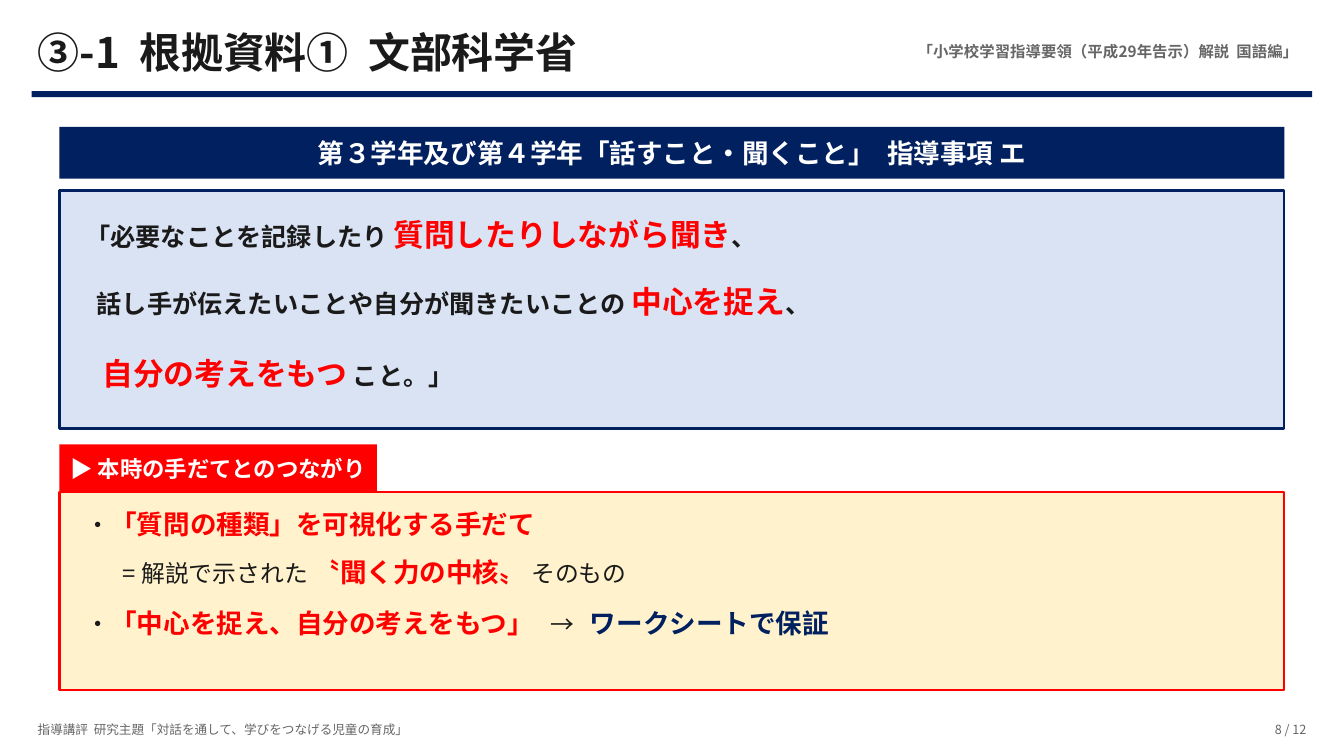
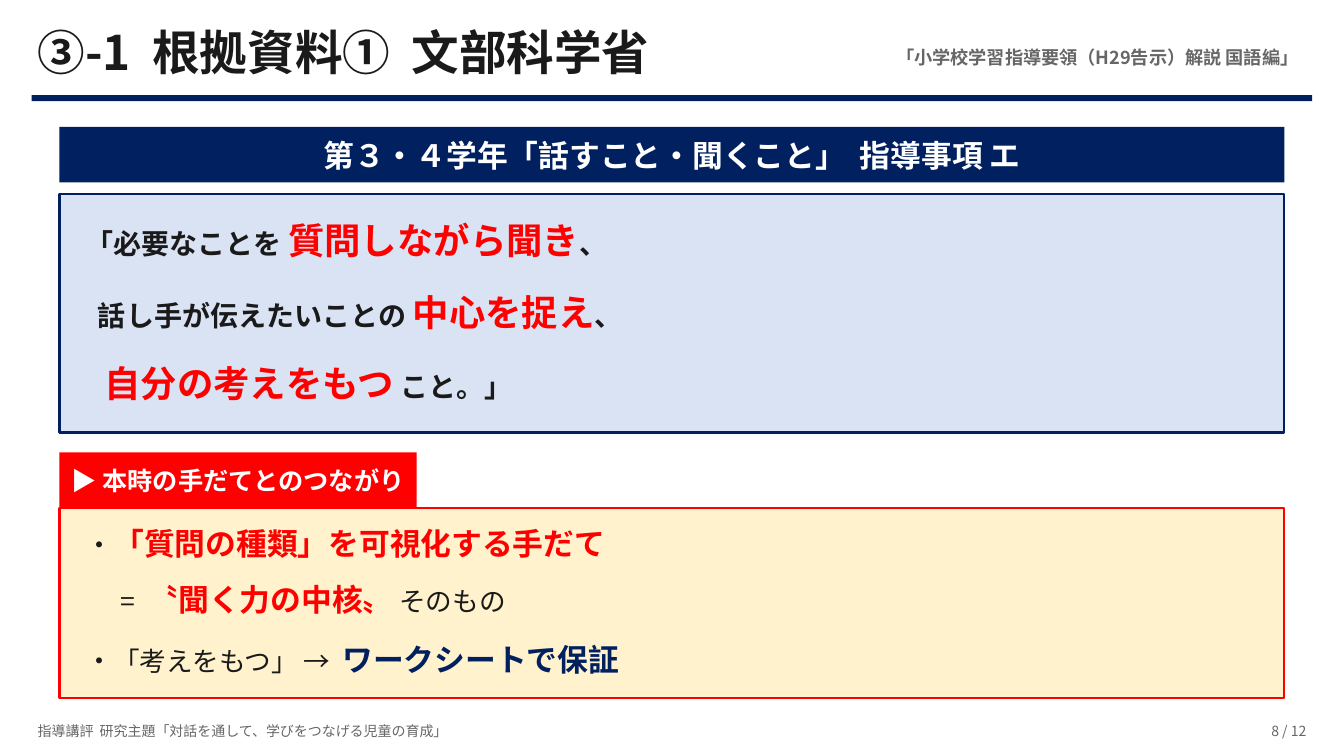
Before and after one commit to contynet730-star/con30, a slide deck: slide 8 of 指導講評_対話を通して学びをつなげる児童.pptx. Drawn at 1344x756 pixels with LibreOffice and Linux fonts; fonts in the diff are those of the drawing. Boxes give left, top, right and bottom in pixels: in the first picture for what was removed or moved away, otherwise in the second. Text is boxed around its words. In the diff, an @@ line names an element or a change of style, - is before the commit and + after.

```diff
--- a/指導講評_対話を通して学びをつなげる児童.pptx
+++ b/指導講評_対話を通して学びをつなげる児童.pptx
@@ text "③-1 根拠資料① 文部科学省" at box(38, 29, 650, 75): size 30 to 34 pt @@
@@ text at box(896, 48, 1299, 66): text changed; size 11 to 13 pt @@
-「小学校学習指導要領（平成29年告示）解説 国語編」
+「小学校学習指導要領（H29告示）解説 国語編」
@@ rectangle: place and size @@
-rectangle at box(59, 127, 1285, 178)
+rectangle at box(59, 127, 1285, 182)
@@ text at box(323, 140, 1021, 170): text changed; size 19 to 22 pt @@
-第３学年及び第４学年「話すこと・聞くこと」 指導事項 エ
+第３・４学年「話すこと・聞くこと」 指導事項 エ
@@ rectangle: place and size @@
-rectangle at box(59, 191, 1285, 429)
+rectangle at box(59, 195, 1285, 433)
@@ text at box(85, 222, 608, 258): text changed; size 18 to 20 pt @@
-「必要なことを記録したり 質問したりしながら聞き、
+「必要なことを 質問しながら聞き、
@@ text at box(98, 295, 623, 330): text changed; size 18 to 20 pt @@
-話し手が伝えたいことや自分が聞きたいことの 中心を捉え、
+話し手が伝えたいことの 中心を捉え、
@@ text "自分の考えをもつ こと。」": place and size @@
-text "自分の考えをもつ こと。」" at box(102, 358, 454, 388)
+text "自分の考えをもつ こと。」" at box(104, 366, 513, 401)
@@ text "自分の考えをもつ こと。」" at box(104, 366, 513, 401): size 22 to 26 pt in "自分の考えをもつ"; size 18 to 20 pt in "こと。」" @@
@@ text "▶ 本時の手だてとのつながり": place and size @@
-text "▶ 本時の手だてとのつながり" at box(98, 458, 366, 479)
+text "▶ 本時の手だてとのつながり" at box(102, 468, 404, 493)
@@ text "▶ 本時の手だてとのつながり" at box(102, 468, 404, 493): size 16 to 18 pt @@
@@ rectangle: place and size @@
-rectangle at box(59, 445, 377, 492)
+rectangle at box(59, 453, 416, 508)
@@ rectangle: place and size @@
-rectangle at box(59, 492, 1285, 691)
+rectangle at box(59, 508, 1285, 699)
@@ text "・「質問の種類」を可視化する手だて": place and size @@
-text "・「質問の種類」を可視化する手だて" at box(85, 511, 535, 537)
+text "・「質問の種類」を可視化する手だて" at box(85, 528, 605, 558)
@@ text "・「質問の種類」を可視化する手だて" at box(85, 528, 605, 558): size 18 to 20 pt in "・「質問の種類」を可視化する手だて"; size 19 to 22 pt @@
@@ text at box(148, 584, 505, 614): text changed; size 17 to 22 pt; text colour #1A1A1A to #FF0000; bold on @@
-= 解説で示された 〝聞く力の中核〟 そのもの
+= 〝聞く力の中核〟 そのもの
@@ text at box(85, 645, 619, 674): text changed; size 19 to 22 pt; text colour #FF0000 to #1A1A1A; bold off @@
-・「中心を捉え、自分の考えをもつ」 → ワークシートで保証
+・「考えをもつ」 → ワークシートで保証
@@ text "指導講評 研究主題「対話を通して、学びをつなげる児童の育成」" at box(38, 724, 448, 737): size 9 to 10 pt @@
@@ text "8 / 12" at box(1271, 725, 1307, 736): size 9 to 10 pt @@
```
Also in this commit, not shown: 11 other slides changed.
